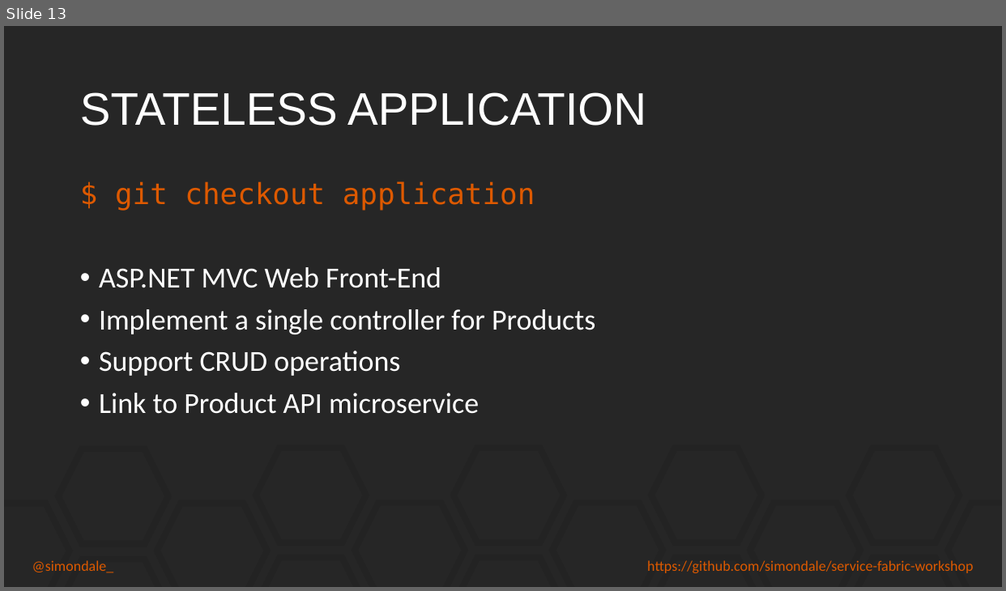
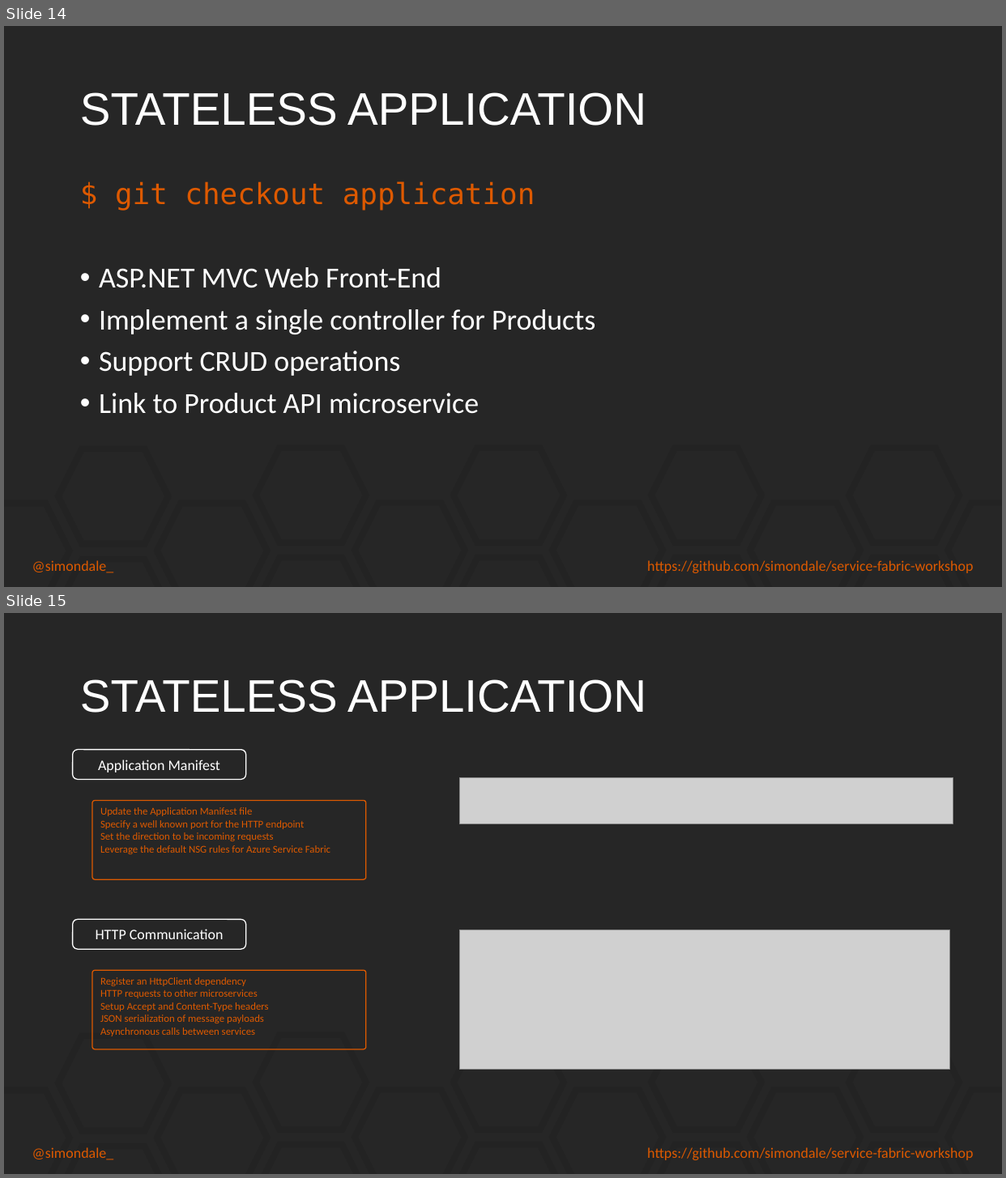
Before and after one commit to simondale/service-fabric-workshop, a slide deck: presentation/Service Fabric.pptx. Shown one above the other, each under a label of ours: slide 13 before the commit, slides 14 and 15 after it. The pictures are 1006x591 and 1006x1178 pixels, drawn with LibreOffice and Linux fonts; fonts in the diff are those of the drawing; grey boxes stand for pictures. Boxes give left, top, right and bottom in pixels: in the first picture for what was removed or moved away, otherwise in the second. Text is boxed around its words. In the diff, an @@ line names an element or a change of style, - is before the commit and + after.

Commit message:
Updated presentation

```diff
--- a/presentation/Service Fabric.pptx
+++ b/presentation/Service Fabric.pptx
@@ slide 15 added at bbox=[4, 613, 1002, 1174], background #262626 @@
@@ title added at bbox=[80, 679, 646, 713], 44 pt, text #FFFFFF @@
+STATELESS APPLICATION
@@ rounded rectangle added at bbox=[73, 750, 246, 780], outline #FFFFFF 1 pt, 14 pt, text #FFFFFF @@
+Application Manifest
@@ picture added at bbox=[460, 777, 953, 824] @@
@@ rounded rectangle added at bbox=[92, 801, 366, 880], outline #DD5900 1 pt, 10 pt, text #DD5900 @@
+Update the Application Manifest file
+Specify a well known port for the HTTP endpoint
+Set the direction to be incoming requests
+Leverage the default NSG rules for Azure Service Fabric
@@ rounded rectangle added at bbox=[73, 919, 246, 949], outline #FFFFFF 1 pt, 14 pt, text #FFFFFF @@
+HTTP Communication
@@ picture added at bbox=[460, 931, 949, 1070] @@
@@ rounded rectangle added at bbox=[92, 971, 366, 1050], outline #DD5900 1 pt, 10 pt, text #DD5900 @@
+Register an HttpClient dependency
+HTTP requests to other microservices
+Setup Accept and Content-Type headers
+JSON serialization of message payloads
+Asynchronous calls between services
@@ hexagon added at bbox=[58, 1036, 168, 1131], outline #232323 6 pt @@
@@ hexagon added at bbox=[256, 1035, 365, 1131], outline #232323 6 pt @@
@@ hexagon added at bbox=[454, 1035, 564, 1131], outline #232323 6 pt @@
@@ hexagon added at bbox=[651, 1035, 761, 1131], outline #232323 6 pt @@
@@ hexagon added at bbox=[849, 1035, 959, 1131], outline #232323 6 pt @@
@@ hexagon added at bbox=[4, 1091, 69, 1174], outline #232323 6 pt @@
@@ hexagon added at bbox=[157, 1091, 266, 1174], outline #232323 6 pt @@
@@ hexagon added at bbox=[355, 1090, 465, 1174], outline #232323 6 pt @@
@@ hexagon added at bbox=[552, 1090, 663, 1174], outline #232323 6 pt @@
@@ hexagon added at bbox=[750, 1090, 860, 1174], outline #232323 6 pt @@
@@ hexagon added at bbox=[948, 1090, 1002, 1174], outline #232323 6 pt @@
@@ hexagon added at bbox=[58, 1147, 168, 1174], outline #232323 6 pt @@
@@ hexagon added at bbox=[256, 1145, 365, 1174], outline #232323 6 pt @@
@@ hexagon added at bbox=[454, 1145, 564, 1174], outline #232323 6 pt @@
@@ hexagon added at bbox=[651, 1145, 761, 1174], outline #232323 6 pt @@
@@ hexagon added at bbox=[849, 1145, 959, 1174], outline #232323 6 pt @@
@@ text added at bbox=[32, 1148, 973, 1161], 14 pt, text #DD5900 @@
+@simondale_
+https://github.com/simondale/service-fabric-workshop
@@ what was slide 13 is now slide 14 @@
```
Also in this commit, not shown: 3 other slides added, 1 other file.
